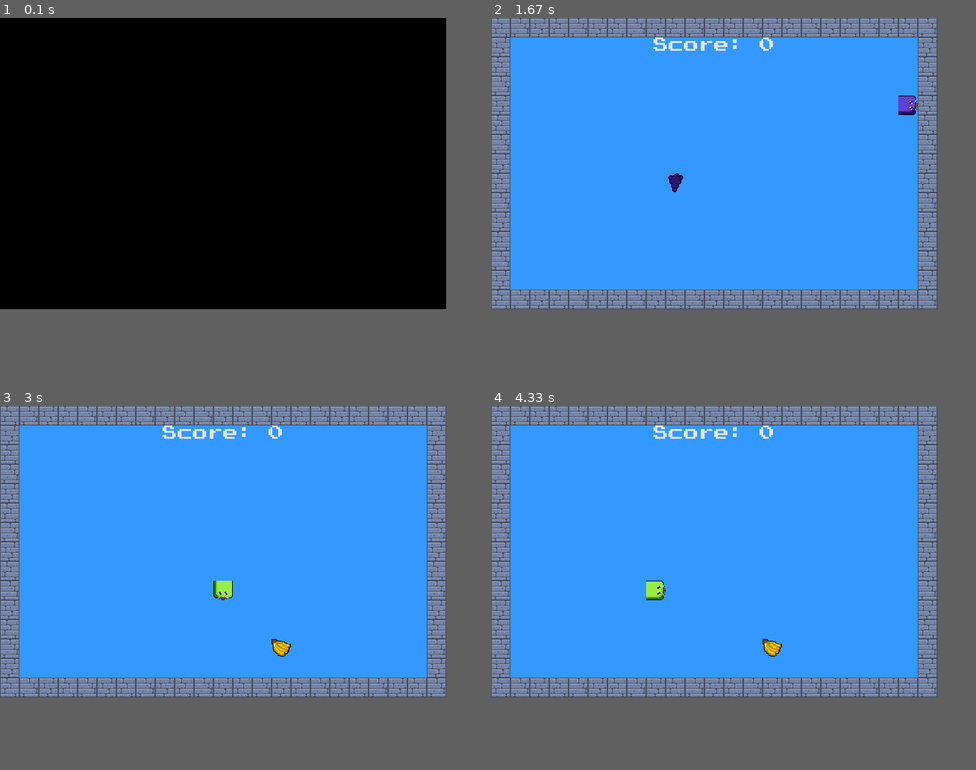
Above: before the commit, frames 1-4 (two rows, left to right).
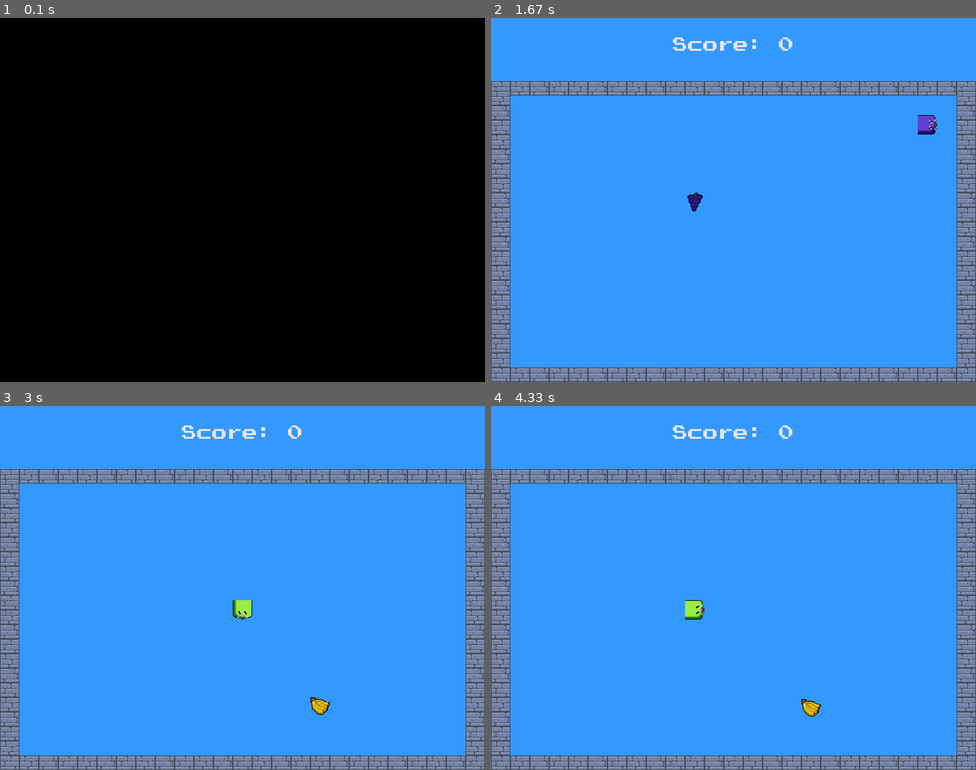
Above: after the commit, the same moments.

Repository: LUDUSLab/stem-games
Game: pygame game, started from natanael.lucena/snakepro/main.py
Same seed, same stepped clock (60 frames per second), same inputs: the game is played once before the commit and once after it.
Inputs:
- Up to frame 1 (0.1 s): no input
- Up to frame 2 (1.67 s): hold D 0.33-0.8 s; hold W 0.83-1.13 s; hold D 1.17-1.63 s
- Up to frame 3 (3 s): tap E at 2.23 s; hold S from 2.8 s (still down)
- Up to frame 4 (4.33 s): release S at 3.33 s; hold A 3.37-3.77 s; hold W 3.8-4.17 s; hold D from 4.2 s (still down)
In our replay, the window is 736x480 before the commit and 800x600 after it. These sizes can differ from the game's own. Grey fills any space a smaller window leaves; there, only what the larger window draws over its background counts as a difference.

The runs differ from the first frame. In frame 1, only the window size differs. In frame 2, 26% of the frame differs, in the area x 0-100%, y 0-100%; in frame 3, 26%; in frame 4, 26%.

Commit message:
wall size adjustment

Diff:
--- a/natanael.lucena/snakepro/config.py
+++ b/natanael.lucena/snakepro/config.py
@@ -8,7 +8,7 @@
 COLOR_LIGHT_BLUE = (51, 153, 255)
 
 # Window
-window = (736, 480)
+window = (800, 600)
 screen = pygame.display.set_mode(window)
 pygame.display.set_caption("PySnake")
 
--- a/natanael.lucena/snakepro/game.py
+++ b/natanael.lucena/snakepro/game.py
@@ -9,10 +9,11 @@
 
 create_wall_img()
 
+
 # Main game loop
 def game_loop():
     global player_record
-    set_obj_coordinates(snake, (window[0] - snake.w) // 2, (window[1] - snake.h) // 2)
+    set_obj_coordinates(snake, (window[0] - snake.w) // 2, (window[1] - snake.h) // 2 - 28)
     game_close, game_over = False, False
     pygame.mixer.music.play(-1)
     x_move, y_move = 0, 0
@@ -113,8 +114,8 @@
             del snake_pos[len(snake_pos) - 1]
 
         # The snake collides with the wall
-        if snake.y < 32 or snake.y > window[1] - snake.height - 32 or snake.x < 32 or \
-                snake.x > window[0] - snake.width - 32:
+        if snake.y < 0 or snake.y > window[1] - snake.height or snake.x < 0 or \
+                snake.x > window[0] - snake.width:
             game_over = game_over_treatment()
         # The snake collides with herself
         for x in snake_pos[1:]:
--- a/natanael.lucena/snakepro/wall.py
+++ b/natanael.lucena/snakepro/wall.py
@@ -1,16 +1,18 @@
 from config import img, window, screen
 
 wall_imgs = []
+
 
 def create_wall_img():
     for i in range(3):
         wall_imgs.insert(i, img("stone-block" + str(i+1)))
 
+
 def draw_wall():
     general_wall = wall_imgs[0].get_rect()
     aux = 0
     while general_wall.x < window[0]:
-        general_wall.y = 0
+        general_wall.y = 104
         screen.blit(wall_imgs[aux], general_wall)
         general_wall.y = window[1] - general_wall.h
         screen.blit(wall_imgs[aux], general_wall)
@@ -18,7 +20,7 @@
         aux += 1
         if aux > 2:
             aux = 0
-    general_wall.y = general_wall.h
+    general_wall.y = general_wall.h*5
     while general_wall.y < window[1] - general_wall.h:
         general_wall.x = 0
         screen.blit(wall_imgs[aux], general_wall)
Binary file changed: natanael.lucena/snakepro/assets/natanael.lucena_stone-block1.png
Binary file changed: natanael.lucena/snakepro/assets/natanael.lucena_stone-block2.png
Binary file changed: natanael.lucena/snakepro/assets/natanael.lucena_stone-block3.png
